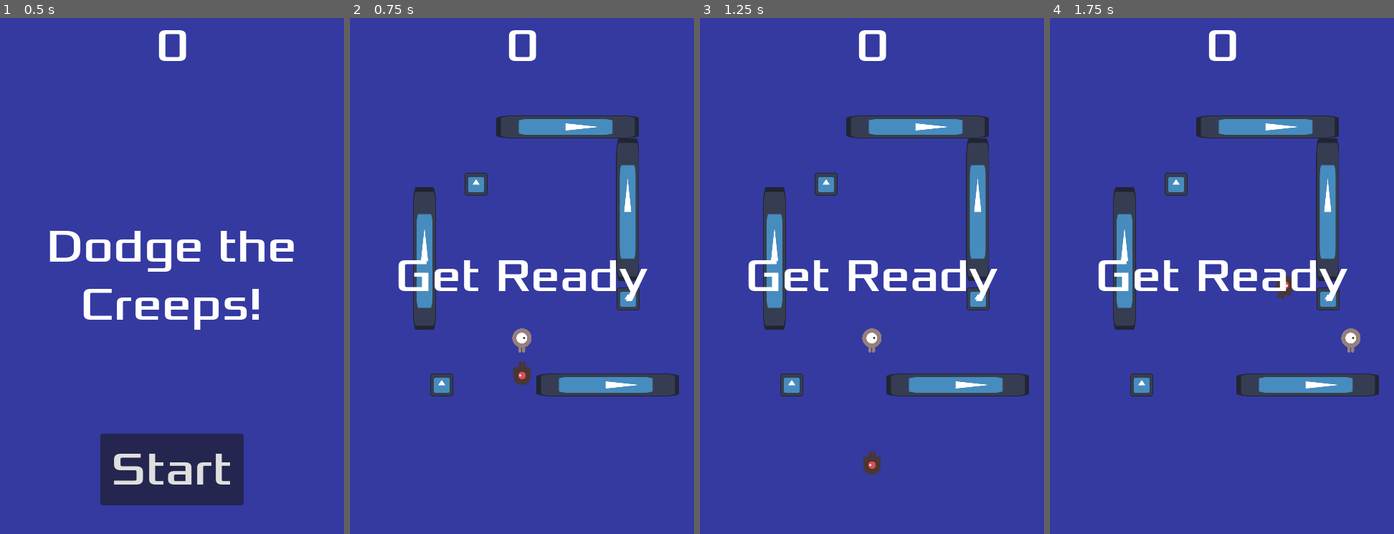
Above: before the commit, frames 1-4 (left to right).
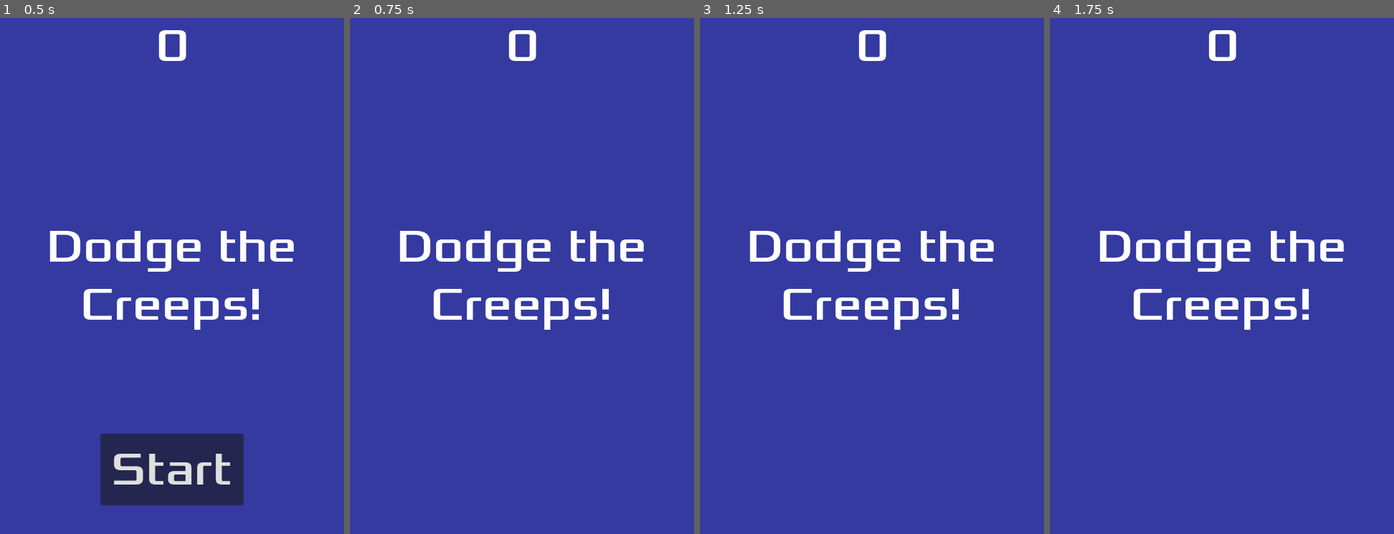
Above: after the commit, the same moments.

Repository: SarahOfSavoy/my-first-repo
Game: Godot game, scene res://main.tscn
The game is run twice, just before and just after one commit, with the same random seed, the same clock (stepped at 60 frames per second) and the same inputs. The engine's default icon, where the game draws it, is replaced by a stand-in: a white triangle on a blue panel in a dark square.
Inputs (mouse positions are in pixels of both pictures, inside the frame that each line leads up to):
- Up to frame 1 (0.5 s): no input
- Up to frame 2 (0.75 s): click "Start" at 0.5 s
- Up to frame 3 (1.25 s): no input
- Up to frame 4 (1.75 s): move the mouse to (1297, 250) at 1.27 s; hold Right (move_right) from 1.28 s (still down); click (1297, 250) at 1.35 s

Frame 1 is identical in both runs. In frame 2, 12% of the frame differs, in the area x 13-96%, y 18-74%; in frame 3, 12%; in frame 4, 12%.
Error after the commit: Parse Error: Used space character for indentation instead of tab as used before in the file. (res://player.gd:71)

Commit message:
My change
conflict

Diff:
--- a/chowdodgethecreeps/player.gd
+++ b/chowdodgethecreeps/player.gd
@@ -67,3 +67,6 @@
 	position = pos
 	show()
 	$CollisionShape2D.disabled = false
+
+func my_func_member1():
+    print("Hello I am making a conflict")
